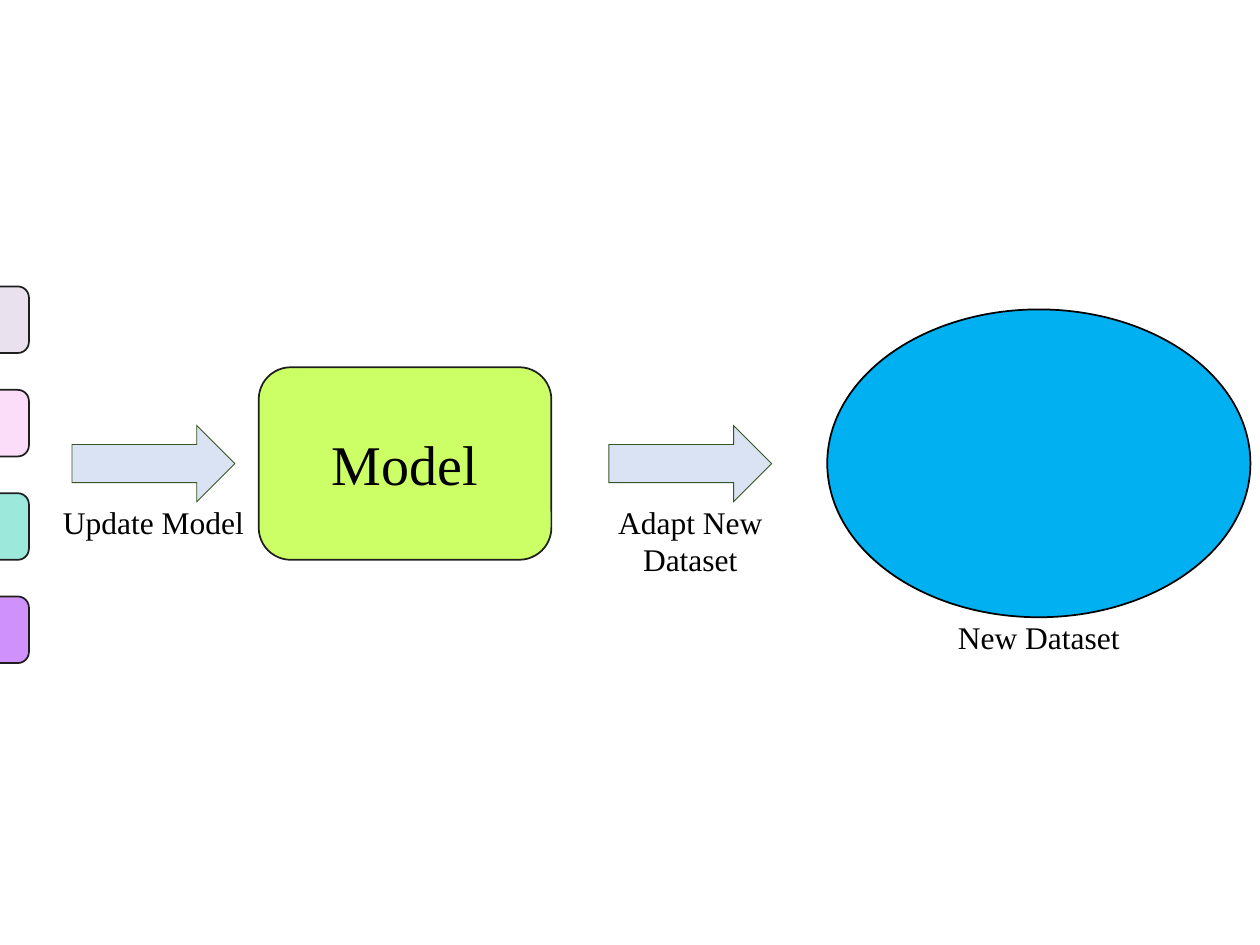
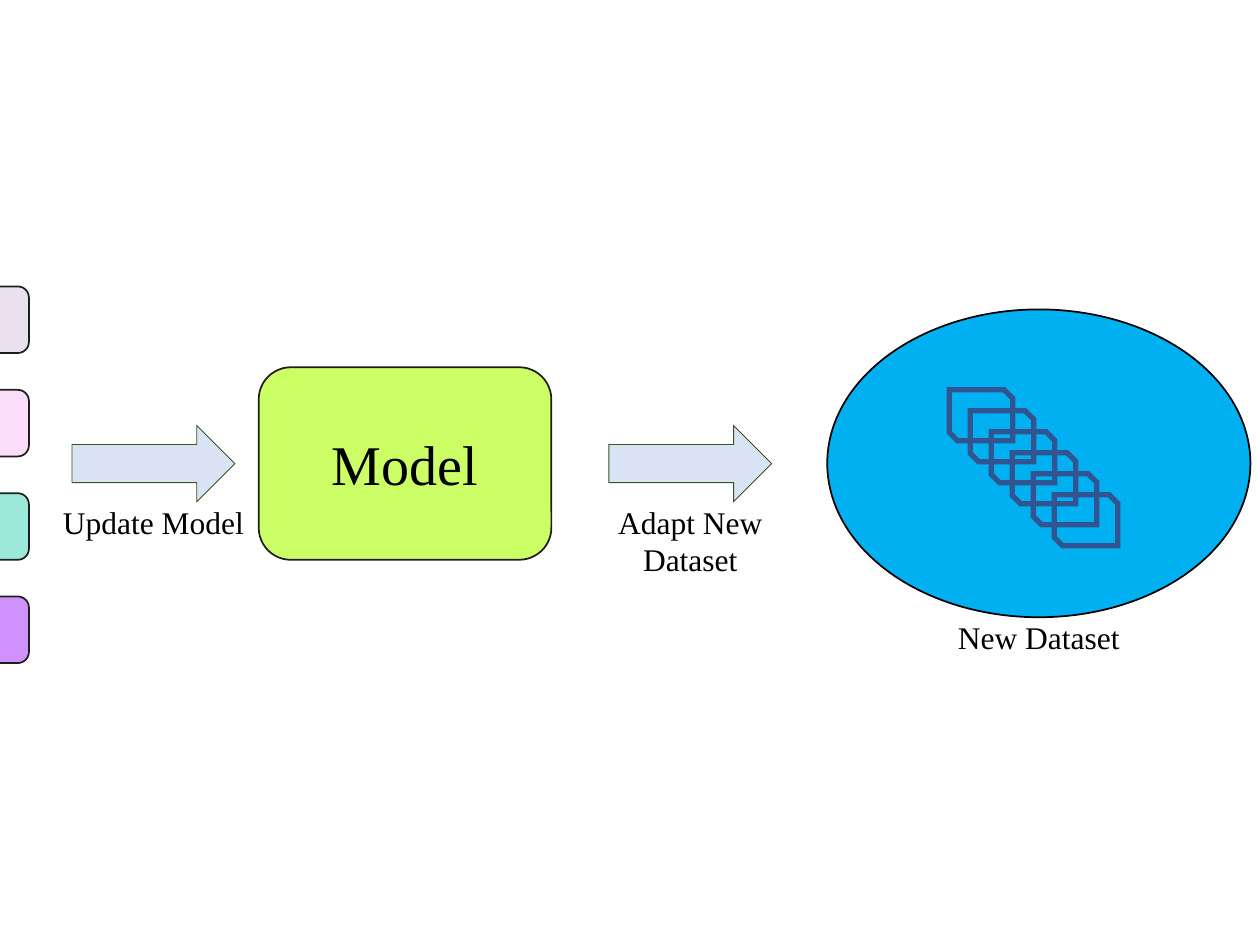
Before and after one commit to gitwetguy/paperwork, a slide deck: slide 5 of 碩論/素材.pptx (slide 8 before the commit). Drawn at 1260x945 pixels with LibreOffice and Linux fonts; fonts in the diff are those of the drawing. Boxes give left, top, right and bottom in pixels: in the first picture for what was removed or moved away, otherwise in the second. Text is boxed around its words. In the diff, an @@ line names an element or a change of style, - is before the commit and + after.

```diff
--- a/碩論/素材.pptx
+++ b/碩論/素材.pptx
@@ group added at bbox=[949, 389, 1118, 546]: 6 snip diag rects @@
```
Also in this commit, not shown: 9 slides removed, 52 other files.
